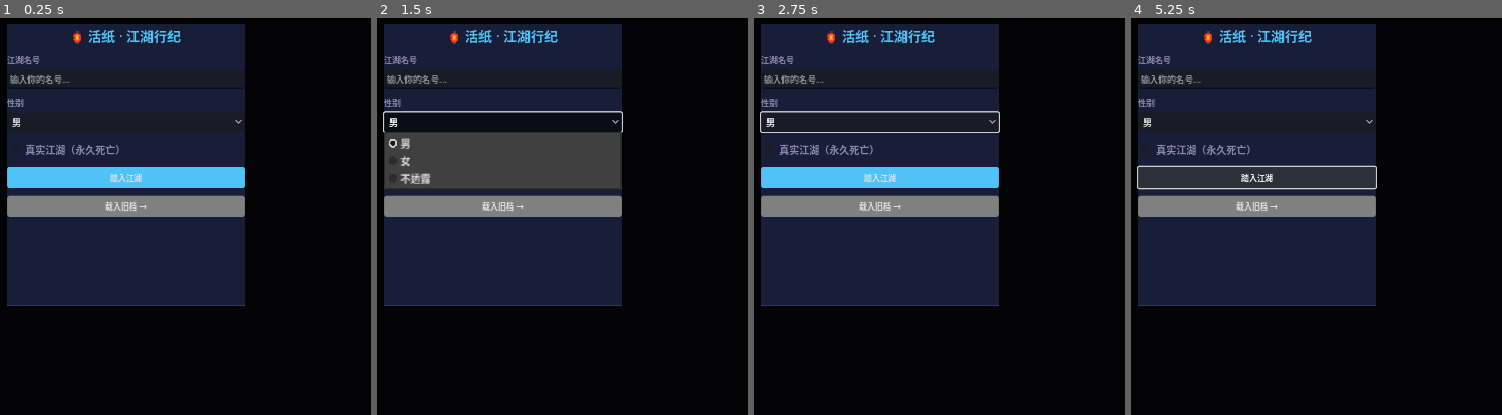
Above: before the commit, frames 1-4 (left to right).
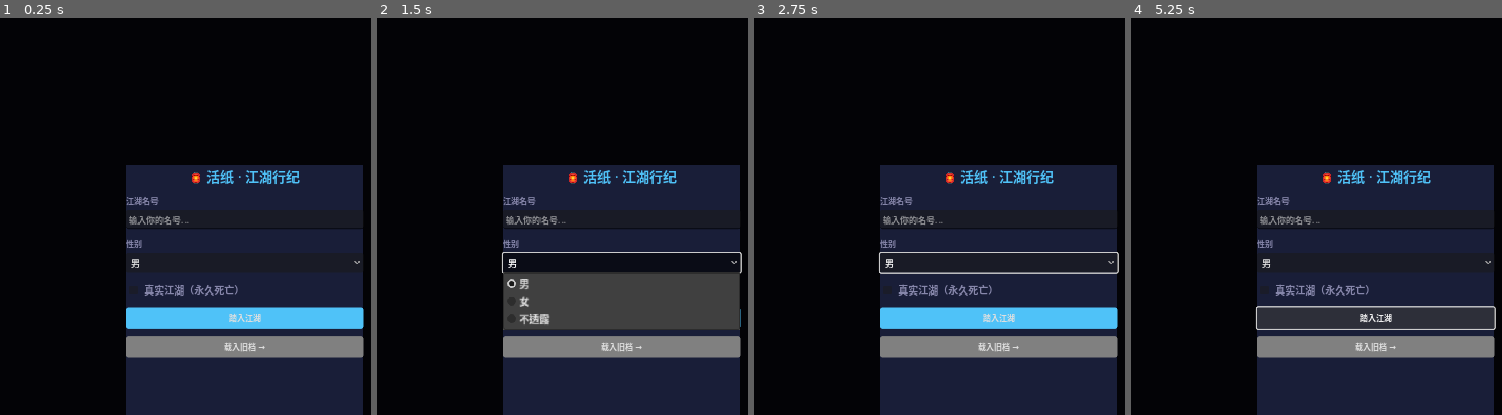
Above: after the commit, the same moments.

Repository: ZaneWilliamsMiller/ai_world_demo
Game: Godot game, scene res://scenes/game.tscn
Two runs of this game, one before a commit and one after it. Both use one fixed random seed, a clock stepped at 60 frames per second and the inputs below.
Inputs:
- Up to frame 1 (0.25 s): no input
- Up to frame 2 (1.5 s): click "载入旧档 →" at 0.5 s; click "男" at 1.25 s
- Up to frame 3 (2.75 s): click "真实江湖（永久死亡）" at 2 s
- Up to frame 4 (5.25 s): click "踏入江湖" at 2.75 s; click "男" at 3.5 s; click "真实江湖（永久死亡）" at 4.25 s; click "踏入江湖" at 5 s

The runs differ from the first frame. In frame 1, 67% of the frame differs, in the area x 1-99%, y 1-100%; in frame 2, 66%; in frame 3, 67%; in frame 4, 66%.
Error in both runs: Invalid call. Nonexistent function 'is_valid' in base 'Nil'. (res://scripts/api_client.gd:71)

Commit message:
fix: button click not responding — remove CenterContainer, add SIZE_SHRINK_CENTER + debug print

Diff:
--- a/godot/scripts/main_game.gd
+++ b/godot/scripts/main_game.gd
@@ -101,12 +101,7 @@
 	overlay_bg.set_anchors_preset(PRESET_FULL_RECT)
 	_login_overlay.add_child(overlay_bg)
 
-	# CenterContainer for true centering
-	var center := CenterContainer.new()
-	center.set_anchors_preset(PRESET_FULL_RECT)
-	_login_overlay.add_child(center)
-
-	var box := _mk_panel(Vector2(380, 450), PRESET_CENTER, center)
+	var box := _mk_panel(Vector2(380, 450), PRESET_CENTER, _login_overlay)
 	var vb := VBoxContainer.new()
 	vb.set_anchors_preset(PRESET_FULL_RECT)
 	vb.add_theme_constant_override("separation", 12)
@@ -132,6 +127,7 @@
 
 	var start_btn := _btn("踏入江湖", ACCENT)
 	start_btn.pressed.connect(func():
+		print("[Game] 踏入江湖 clicked")
 		var nm: String = name_input.get_child(1).text.strip_edges()
 		if nm == "": nm = "江湖客"
 		var g: String = "未言"
@@ -149,11 +145,7 @@
 func _show_load_dialog() -> void:
 	var saves: Array = await GameManager.list_saves()
 	var popup := _overlay()
-	# CenterContainer for true centering
-	var center := CenterContainer.new()
-	center.set_anchors_preset(PRESET_FULL_RECT)
-	popup.add_child(center)
-	var box := _mk_panel(Vector2(320, 300), PRESET_CENTER, center)
+	var box := _mk_panel(Vector2(320, 300), PRESET_CENTER, popup)
 	var vb := VBoxContainer.new(); vb.add_theme_constant_override("separation", 6)
 	vb.set_anchors_preset(PRESET_FULL_RECT); box.add_child(vb)
 
@@ -540,6 +532,10 @@
 	var p := Panel.new()
 	p.custom_minimum_size = size
 	p.set_anchors_preset(preset)
+	# Ensure the panel is visible and receives input
+	if preset == PRESET_CENTER:
+		p.size_flags_horizontal = Control.SIZE_SHRINK_CENTER
+		p.size_flags_vertical = Control.SIZE_SHRINK_CENTER
 	_add_panel_style(p)
 	parent.add_child(p)
 	return p
